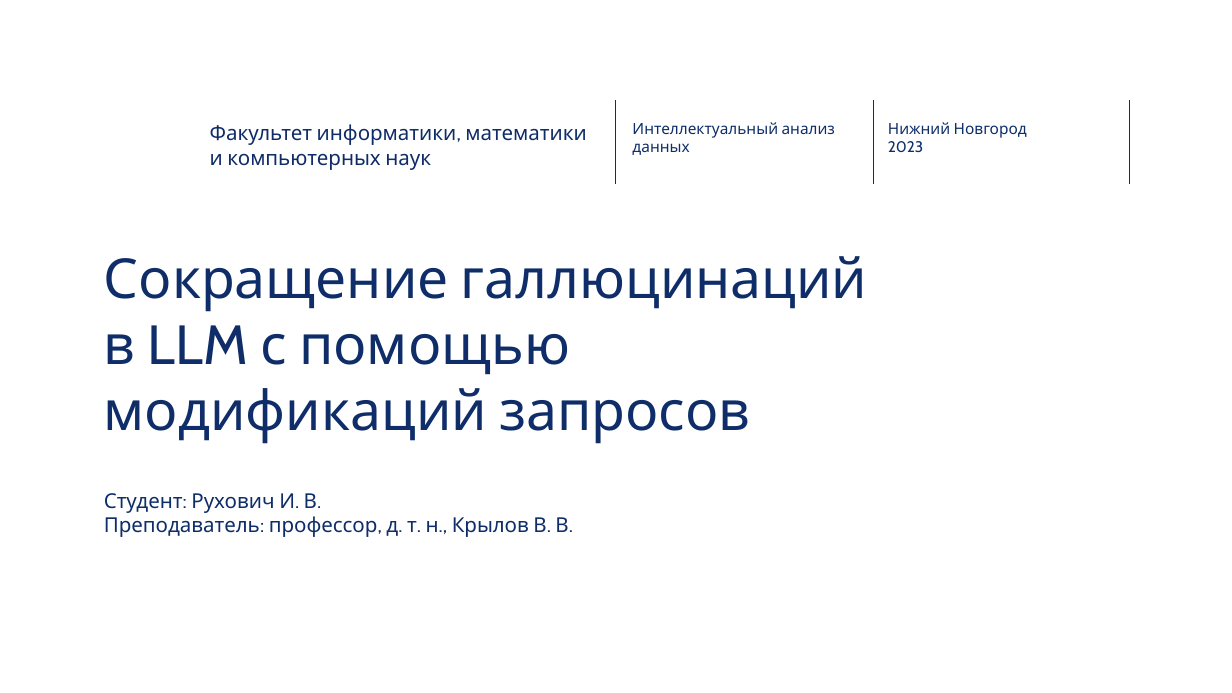
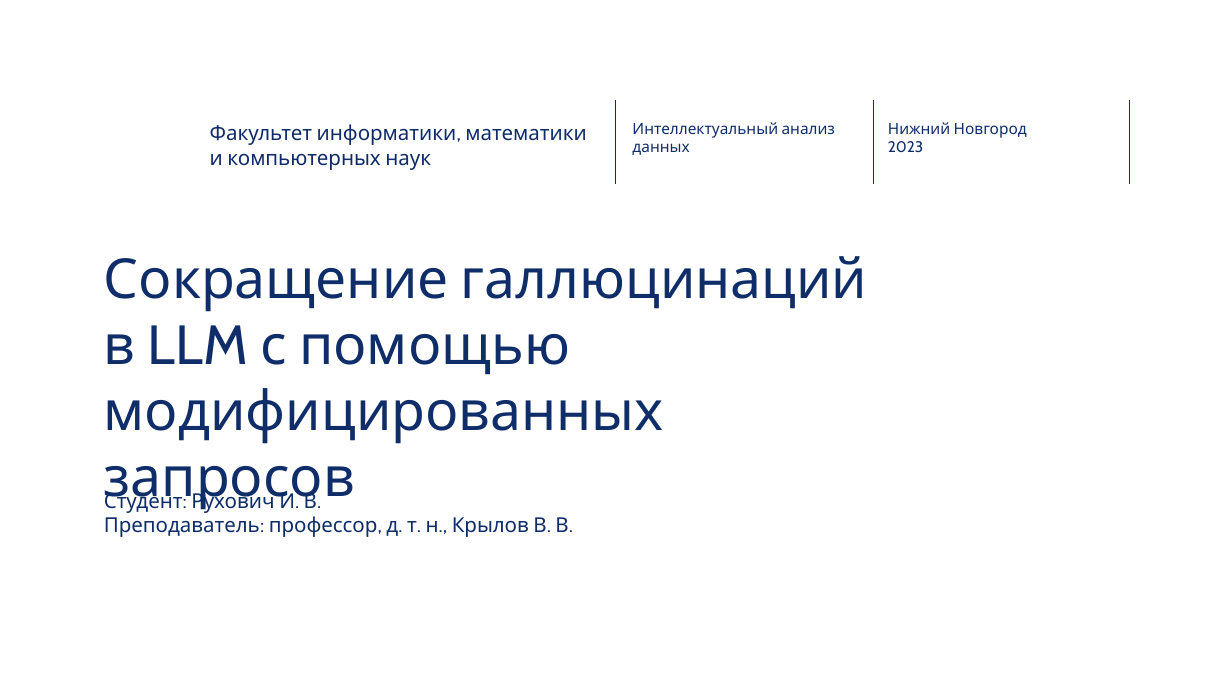
Before and after one commit to RukhovichIV/HSE-NIS-IDA-Methods, a slide deck: slide 5 of presentation/main.pptx. Drawn at 1232x693 pixels with LibreOffice and Linux fonts; fonts in the diff are those of the drawing; background and template pictures are left out. Boxes give left, top, right and bottom in pixels: in the first picture for what was removed or moved away, otherwise in the second. Text is boxed around its words. In the diff, an @@ line names an element or a change of style, - is before the commit and + after.

```diff
--- a/presentation/main.pptx
+++ b/presentation/main.pptx
@@ title at [104,256,868,511]: text changed @@
-Сокращение галлюцинаций в LLM с помощью модификаций запросов
+Сокращение галлюцинаций в LLM с помощью модифицированных запросов
```
Also in this commit, not shown: 4 other slides changed, 2 slides added, 1 other file.
